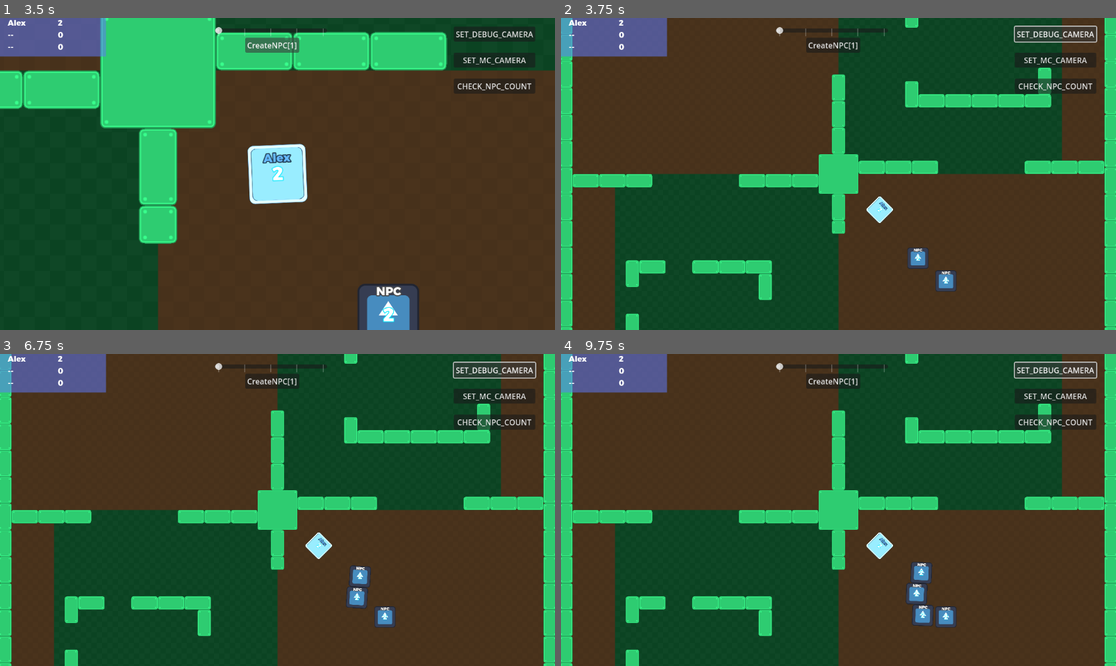
Above: before the commit, frames 1-4 (two rows, left to right).
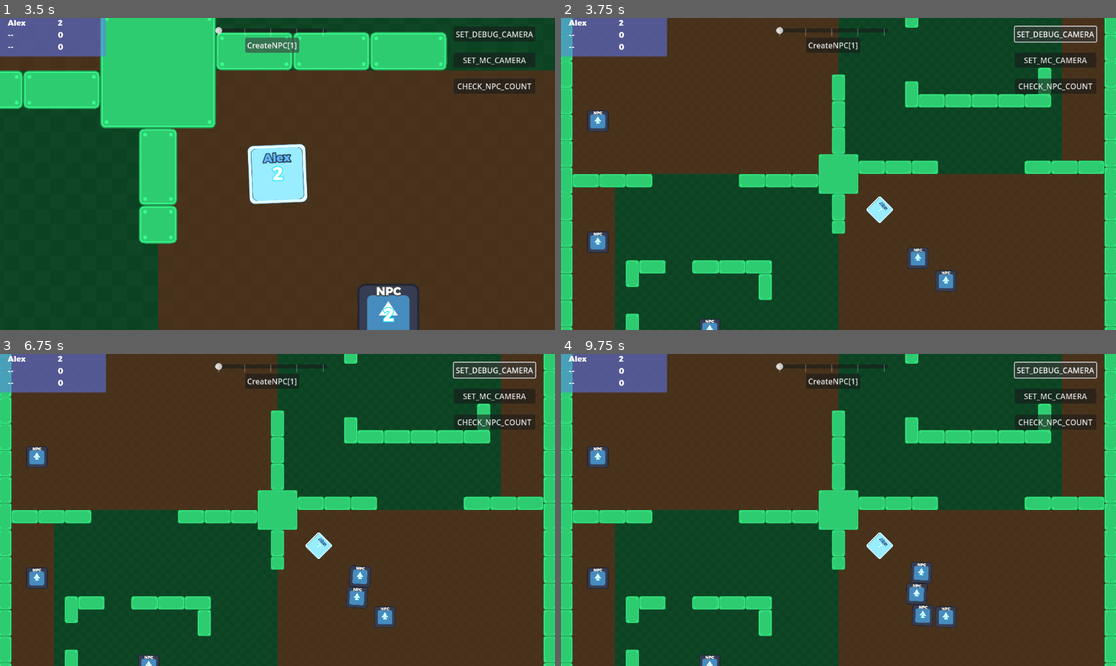
Above: after the commit, the same moments.

Repository: exidle/snake
Game: Godot game, scene res://scenes/lobby.tscn
Same seed, same stepped clock (60 frames per second), same inputs: the game is played once before the commit and once after it. The engine's default icon, where the game draws it, is replaced by a stand-in: a white triangle on a blue panel in a dark square.
Inputs (mouse positions are in pixels of both pictures, inside the frame that each line leads up to):
- Up to frame 1 (3.5 s): click (255, 158) at 0.52 s; type "Alex" at 0.6 s; click "Host" at 1.25 s; click "START!" at 2 s; click "CreateNPC[1]" at 2.75 s
- Up to frame 2 (3.75 s): click "SET_DEBUG_CAMERA" at 3.5 s
- Up to frame 3 (6.75 s): click "SET_MC_CAMERA" at 4.25 s; click "CHECK_NPC_COUNT" at 5 s; click "CreateNPC[1]" at 5.75 s; click "SET_DEBUG_CAMERA" at 6.5 s
- Up to frame 4 (9.75 s): click "SET_MC_CAMERA" at 7.25 s; click "CHECK_NPC_COUNT" at 8 s; click "CreateNPC[1]" at 8.75 s; click "SET_DEBUG_CAMERA" at 9.5 s

Frame 1 is identical in both runs. In frame 2, 0.6% of the frame differs, in the area x 4-29%, y 29-100%; in frame 3, 0.6%; in frame 4, 0.6%.

Commit message:
Add test for snake doubling.

Diff:
--- a/gamestate.gd
+++ b/gamestate.gd
@@ -108,18 +108,17 @@
 func get_player_list() -> Array:
 	return players.values()
 
-func spawn_npc() -> void:
+func spawn_npc(pos: Vector2, val_min: int, val_max: int) -> void:
+	log.ms_log(Log.default, "Spawning npc at %s (min: %d, max: %d)" % [str(pos), val_min, val_max])
 	var world: Node2D = get_tree().get_root().get_node("World")
 	var npc_spawner = world.get_node("NpcBlocksSpawner")
-	for p_id: int in range(0, 8):
-		var spawn_pos: Vector2 = world.get_node("NpcPositions/" + str(p_id)).position
-		var value = 1
-		for repeat in range(1, 6):
-			npc_spawner.spawn([spawn_pos, value])
+	var value = randi_range(val_min, val_max)
+	npc_spawner.spawn([pos, value])
 
 
 func begin_game() -> void:
 	assert(multiplayer.is_server())
+	randomize()
 	load_world.rpc()
 
 	var world: Node2D = get_tree().get_root().get_node("World")
@@ -140,8 +139,15 @@
 	for p_id: int in spawn_points:
 		var spawn_pos: Vector2 = world.get_node("SpawnPoints/" + str(spawn_points[p_id])).position
 		spawn_player(p_id, spawn_pos)
-	spawn_npc()
+
+	initaial_npc_spawn()
 	world.update_best_3.rpc_id(1)
+
+func initaial_npc_spawn() -> void:
+	var world: Node2D = get_tree().get_root().get_node("World")
+	for i in range(randi_range(3, 7)):
+		var pos = world.get_node("NpcPositions/" + str(i)).position
+		world.get_node("NpcBlocksSpawner").spawn([pos, randi_range(1, 3)])
 
 func spawn_player(p_id: int, spawn_pos: Vector2) -> void:
 	var world: Node2D = get_tree().get_root().get_node("World")
--- a/log.gd
+++ b/log.gd
@@ -32,12 +32,13 @@
 const default = [true, "default"]
 const respawn = [false, "respawn"]
 const best_score = [false, "best_score"]
-const collision = [true, "collision"]
+const collision = [false, "collision"]
 const snake_structure = [true, "snake_structure"]
-const doubling = [false, "doubling"]
+const doubling = [true, "doubling"]
 const debug_elements = [false, "debug_elements"]
 const camera = [false, "camera"]
 const spawn_npc = [false, "spawn_npc"]
+const level_changer = [false, "level_changer"]
 
 var logs_folder: String = "user://logs/"
 var log_file: FileAccess = null
@@ -61,6 +62,10 @@
 	var date = Time.get_date_dict_from_system()
 	return "%04d-%02d-%02d" % [date.year, date.month, date.day]
 
+func get_time() -> String:
+	var time = Time.get_time_dict_from_system()
+	return "%02d:%02d:%02d" % [time.hour, time.minute, time.second]
+
 func get_file_name(log_suffix: String) -> String:
 	var filename = "user://logs/" + get_date()
 	if log_suffix != "":
@@ -78,5 +83,5 @@
 
 	if result:
 		log_file.seek_end()
-		log_file.store_line("------- Log created on " + get_date() + " -------")
+		log_file.store_line("------- Log created on " + get_date() + " at " + get_time() + " -------")
 	return result
--- a/logic/block.gd
+++ b/logic/block.gd
@@ -41,6 +41,7 @@
 	self.value_index = block_value
 	$label.text = ""
 	self.update_text_label()
+	self.visible = true
 	stored_positions.clear()
 	$ImmuteTimer.start(0.5)
 	process_enabled = true
@@ -64,6 +65,7 @@
 		velocity = inputs.motion * MOTION_SPEED * snake.motion_multiplier
 	elif has_parent_block():
 		var parent_block = snake.get_parent_block(self)
+		if parent_block == null: return
 		update_position_time += delta
 		if update_position_time > STORED_DISTANCE / MOTION_SPEED:
 			update_position_time = 0.
@@ -153,7 +155,7 @@
 		draw_circle(to_local(a), 4, Color.YELLOW_GREEN)
 
 func _on_immute_timer_timeout():
-	snake.verify_doubling(self)
+	pass
 
 func set_value_index(val_index: int):
 	value_index = val_index
@@ -168,6 +170,7 @@
 	return self.value_index > block.value_index
 
 func do_double():
+	log.ms_log(Log.snake_structure, "do_double from value %d" % value_index)
 	value_index += 1
 	self.scale = BlocksCommon.get_scale(BlocksCommon.get_value(value_index)) * Vector2.ONE
 	update_text_label()
--- /dev/null
+++ b/logic/level_changer.gd
@@ -0,0 +1,44 @@
+extends Node
+
+@onready var current_level_layer = $Level0
+var empty_map_positions = []
+
+const DEFAULT_MAP_POSITIONS = 30
+
+func _ready() -> void:
+	log.ms_log(Log.level_changer, "LevelChanger ready")
+	calc_empty_map_positions(DEFAULT_MAP_POSITIONS)
+	pass
+
+func change_level(level: int) -> void:
+	log.ms_log(Log.level_changer, "change_level level = %d" % level)
+
+func get_max_npc_for_location() -> int:
+	return 10
+
+func get_empty_positions() -> Array:
+	if empty_map_positions.is_empty():
+		recalculate_empty_map_positions()
+	return empty_map_positions
+
+func recalculate_empty_map_positions() -> void:
+	calc_empty_map_positions(empty_map_positions.size() if not empty_map_positions.empty() else DEFAULT_MAP_POSITIONS)
+
+func reset_empty_map_positions() -> void:
+	empty_map_positions.clear()
+
+func calc_empty_map_positions(amount: int) -> void:
+	log.ms_log(Log.level_changer, "calc_empty_map_positions amount = %d" % amount)
+	empty_map_positions.clear()
+
+	var used_loc = current_level_layer.get_used_cells()
+	var min_location = used_loc[0]
+	var max_location = used_loc.back()
+
+	while amount > 0:
+		var x = randi_range(min_location.x, max_location.x)
+		var y = randi_range(min_location.y, max_location.y)
+		if Vector2(x, y) not in used_loc:
+			amount -= 1
+			empty_map_positions.append(Vector2(x, y))
+			log.ms_log(Log.level_changer, "added %s" % Vector2(x, y))
--- a/logic/snake.gd
+++ b/logic/snake.gd
@@ -71,6 +71,8 @@
 func add(value: int) -> void:
 	log.ms_log(Log.snake_structure, "add value = %d" % value)
 	var block = BlockScene.instantiate()
+	block.set_processing(false)
+	block.visible = false
 	block.set_value_index(value)	# important here for figure out right parent
 	var my_lambda = func (bl, va):
 		log.ms_log(Log.snake_structure, "deferred call add block with value = %d" % va)
@@ -106,10 +108,21 @@
 	parent_block.stored_positions.clear()
 	blocks.insert(parent_pos + 1, block)
 	emit_udpate_player_score()
+	verify_chain_doubling()
 	return parent_block
+
+func verify_chain_doubling() -> void:
+	log.ms_log(Log.snake_structure, "verify_chain_doubling")
+	if not $ChainDoublingTimer.is_stopped(): return
+	log.ms_log(Log.snake_structure, "verify_chain_doubling is stopped")
+	var idx = check_doubling()
+	if idx != -1:
+		perform_doubling(idx)
 
 func get_parent_block(block) -> CharacterBody2D:
 	var idx = blocks.find(block)
+	if idx == -1:
+		return null
 	assert(idx >= 1, "Block is not valid!")
 	return blocks[idx - 1]
 
@@ -127,43 +140,48 @@
 		if b.is_equal(block) or b.is_greater(block): return idx
 	return 0
 
-func verify_doubling(block) -> void:
-	var idx = blocks.find(block)
-	assert(idx != -1, "Block is not present in blocks!")
-	if check_doubling(idx):
-		log.ms_log(Log.doubling,"Doubling is initiated")
-		$ChainDoublingTimer.wait_time = ChainDoubleStartTimeout
-		perform_doubling(idx)
-
 func perform_doubling(idx) -> void:
-	log.ms_log(Log.doubling, "Perform doubling, idx = %d" % idx)
 	assert(idx > 0, "Cant initiate doubing from head!")
+	var initiator_block = blocks[idx]
+	initiator_block.set_processing(false)
+
 	var block = blocks[idx - 1]
+	log.ms_log(Log.doubling, "Perform doubling from block %d value(%d)" % [idx - 1, block.get_value_index()])
 	block.do_double()
 
 	# Remove initiator block
-	var initiator_block = blocks[idx]
+	log.ms_log(Log.doubling, "Remove block %d value(%d)" % [idx, initiator_block.get_value_index()])
+
 	initiator_block.queue_free()
 	blocks.remove_at(idx)
+
 	emit_udpate_player_score()
+	#sort_blocks()
 	if blocks.size() == 1: snake_head.stored_positions.clear()
-	if check_doubling(idx - 1) and $ChainDoublingTimer.is_stopped():
+	if check_doubling() and $ChainDoublingTimer.is_stopped():
+		log.ms_log(Log.doubling, "Start chain doubling timer")
 		$ChainDoublingTimer.start()
 
-## Returns true a block at position index is equal to it's predecessor
-func check_doubling(idx: int) -> bool:
-	return idx > 0 and blocks[idx - 1].is_equal(blocks[idx])
+func sort_blocks() -> void:
+	log.ms_log(Log.snake_structure, "sort_blocks")
+	blocks.slice(1).sort_custom(func (a, b): return a.is_greater(b))
+
+func check_doubling() -> int:
+	for idx in range(blocks.size()):
+		log.ms_log(Log.snake_structure, "check_doubling idx = %d" % idx)
+		if idx > 0 and blocks[idx - 1].is_equal(blocks[idx]):
+			return idx
+	return -1
 
 func _on_chain_doubling_timer_timeout():
 	$ChainDoublingTimer.wait_time /= 2.0
-	for idx in range(1, blocks.size()):
-		if check_doubling(idx):
-			perform_doubling(idx)
-			return
+	var idx = check_doubling()
+	if idx != -1:
+		log.ms_log(Log.snake_structure, "Chain doubling timer timeout idx = %d" % idx)
+		perform_doubling(idx)
 
 func collide_with_other_snake(_body) -> void:
 	pass
-
 
 func remove_block(block) -> void:
 	log.ms_log(Log.snake_structure, name + ": remove_block")
--- a/logic/worldlogic.gd
+++ b/logic/worldlogic.gd
@@ -6,6 +6,8 @@
 @onready var debug_canvas_layer = $DebugCanvasLayer
 @onready var respawn_ui = $CanvasLayer
 @onready var score_table = $HUD/Players/ScoreTable
+@onready var level_changer = $LevelChanger
+@onready var npc_blocks = $NpcBlocks
 
 var camera_player: Node2D = null
 
@@ -103,7 +105,11 @@
 
 func _on_npc_spawn_timer_timeout() -> void:
 	log.ms_log(Log.spawn_npc, "On spawn TO")
-	gamestate.spawn_npc()
+	if npc_blocks.get_child_count() > level_changer.get_max_npc_for_location():
+		log.ms_log(Log.spawn_npc, "Too many NPCs on location")
+		return
+	for pos in level_changer.get_empty_positions():
+		gamestate.spawn_npc(pos, 1, 3)
 
 func _on_check_npc_amount_btn_pressed() -> void:
 	log.ms_log(Log.debug_elements, "Theree are currently:  %d" % $NpcBlocks.get_child_count())
--- a/scenes/Level0.tscn
+++ b/scenes/Level0.tscn
@@ -1,7 +1,8 @@
-[gd_scene load_steps=10 format=4 uid="uid://cixm0eqtl20j3"]
+[gd_scene load_steps=11 format=4 uid="uid://cixm0eqtl20j3"]
 
 [ext_resource type="TileSet" uid="uid://c7eo2h2yob6a3" path="res://stuff/work1_tileset.tres" id="1_4awh6"]
 [ext_resource type="Texture2D" uid="uid://bciqyqo3rimqw" path="res://gfx/work1.png" id="1_7rmbf"]
+[ext_resource type="Script" path="res://logic/level_changer.gd" id="1_id4cx"]
 
 [sub_resource type="TileMapPattern" id="TileMapPattern_qik6i"]
 tile_data = PackedInt32Array(0, 0, 0, 65536, 0, 1, 1, 65536, 0, 65537, 65536, 1)
@@ -90,7 +91,8 @@
 pattern_3 = SubResource("TileMapPattern_bs60s")
 pattern_4 = SubResource("TileMapPattern_yc08c")
 
-[node name="Node" type="Node"]
+[node name="LevelChanger" type="Node"]
+script = ExtResource("1_id4cx")
 
 [node name="Level0" type="TileMapLayer" parent="."]
 z_index = 100
--- a/scenes/world.tscn
+++ b/scenes/world.tscn
@@ -82,7 +82,7 @@
 offset_bottom = 157.0
 text = "CHECK_NPC_COUNT"
 
-[node name="Level0" parent="." instance=ExtResource("4_fm8wl")]
+[node name="LevelChanger" parent="." instance=ExtResource("4_fm8wl")]
 
 [node name="Camera2D" type="Camera2D" parent="."]
 limit_smoothed = true
@@ -92,28 +92,28 @@
 [node name="NpcPositions" type="Node2D" parent="."]
 
 [node name="0" type="Marker2D" parent="NpcPositions"]
-position = Vector2(-271, -2237)
+position = Vector2(-1268, -1271)
 
 [node name="1" type="Marker2D" parent="NpcPositions"]
-position = Vector2(-2288, -288)
+position = Vector2(-1448, -319)
 
 [node name="2" type="Marker2D" parent="NpcPositions"]
-position = Vector2(-2288, 441)
+position = Vector2(-1448, 410)
 
 [node name="3" type="Marker2D" parent="NpcPositions"]
-position = Vector2(-288, 2373)
+position = Vector2(-775, 936)
 
 [node name="4" type="Marker2D" parent="NpcPositions"]
-position = Vector2(2272, 339)
+position = Vector2(1373, 360)
 
 [node name="5" type="Marker2D" parent="NpcPositions"]
-position = Vector2(509, -2238)
+position = Vector2(-488, -1272)
 
 [node name="6" type="Marker2D" parent="NpcPositions"]
-position = Vector2(2200, -2283)
+position = Vector2(1203, -1372)
 
 [node name="7" type="Marker2D" parent="NpcPositions"]
-position = Vector2(1373, -1509)
+position = Vector2(800, -787)
 
 [node name="DebugCamera" type="Camera2D" parent="."]
 visible = false
--- /dev/null
+++ b/tests/structure/doubling.gd
@@ -0,0 +1,119 @@
+extends Node2D
+
+func _ready() -> void:
+	var snake = $snake
+
+	snake.add(1)
+	await get_tree().create_timer(1.2).timeout
+
+	snake.add(2)
+	print_snake(snake)
+	await get_tree().create_timer(1.2).timeout
+	snake.add(2)
+	print_snake(snake)
+	await get_tree().create_timer(0.452).timeout
+	snake.add(2)
+	print_snake(snake)
+	await get_tree().create_timer(0.33).timeout
+	snake.add(1)
+	print_snake(snake)
+	await get_tree().create_timer(0.583).timeout
+	snake.add(2)
+	print_snake(snake)
+	await get_tree().create_timer(0.300).timeout
+	snake.add(2)
+	print_snake(snake)
+	await get_tree().create_timer(0.383).timeout
+	snake.add(2)
+	print_snake(snake)
+	await get_tree().create_timer(0.183).timeout
+	snake.add(2)
+	print_snake(snake)
+	await get_tree().create_timer(0.602).timeout
+	snake.add(3)
+	#await get_tree().create_timer(2.1).timeout
+	print_snake(snake)
+	## 5 - 3 - 1
+	await get_tree().create_timer(0.151).timeout
+	snake.add(2)
+	print_snake(snake)
+	await get_tree().create_timer(0.5134).timeout
+	snake.add(2)
+	print_snake(snake)
+	await get_tree().create_timer(0.183).timeout
+	snake.add(3)
+	print_snake(snake)
+	await get_tree().create_timer(0.501).timeout
+	snake.add(2)
+	print_snake(snake)
+	await get_tree().create_timer(0.66).timeout
+	snake.add(3)
+	print_snake(snake)
+	await get_tree().create_timer(0.100).timeout
+	snake.add(1)
+	print_snake(snake)
+	await get_tree().create_timer(0.368).timeout
+	snake.add(2)
+	print_snake(snake)
+	await get_tree().create_timer(2.183).timeout
+	print_snake(snake)
+
+	await get_tree().create_timer(0.183).timeout
+	snake.add(2)
+	print_snake(snake)
+	await get_tree().create_timer(0.133).timeout
+	snake.add(1)
+	print_snake(snake)
+	await get_tree().create_timer(0.518).timeout
+	snake.add(2)
+	print_snake(snake)
+	await get_tree().create_timer(0.116).timeout
+	snake.add(1)
+	print_snake(snake)
+	await get_tree().create_timer(0.467).timeout
+	snake.add(1)
+	print_snake(snake)
+	await get_tree().create_timer(0.167).timeout
+	snake.add(3)
+	print_snake(snake)
+	await get_tree().create_timer(0.217).timeout
+	snake.add(1)
+	print_snake(snake)
+	## 6 - 5 - 2
+	#print("alex, look")
+	await get_tree().create_timer(0.2952).timeout
+	snake.add(3)
+	await get_tree().create_timer(0.167).timeout
+	snake.add(2)
+
+	await get_tree().create_timer(2).timeout
+
+	print_snake(snake)
+	verify(snake)
+
+func print_snake(snake) -> void:
+	var blocks = snake.blocks
+	var s = "snake(" + str(blocks.size()) + "): "
+	for block in blocks:
+		s += str(block.get_value_index()) + " "
+	print(s)
+
+func verify(snake) -> void:
+	var blocks = snake.blocks
+	for idx in range(1, blocks.size() - 1):
+		var parent = blocks[idx - 1]
+		var child = blocks[idx]
+		assert(parent.is_greater(child), "Block %d is not valid!" % idx)
+	print("all test pass")
+
+#100# [server] [snake_structure]: add value = 1
+#368# [server] [snake_structure]: add value = 2
+#183# [server] [snake_structure]: add value = 2
+#133# [server] [snake_structure]: add value = 1
+#518# [server] [snake_structure]: add value = 2
+#116# [server] [snake_structure]: add value = 1
+#467# [server] [snake_structure]: add value = 1
+#167# [server] [snake_structure]: add value = 3
+#217# [server] [snake_structure]: add value = 1
+#2952# [server] [snake_structure]: add value = 3
+#167# [server] [snake_structure]: add value = 2
--- /dev/null
+++ b/tests/structure/doubling.tscn
@@ -0,0 +1,9 @@
+[gd_scene load_steps=3 format=3 uid="uid://cu83i4nqd1wyx"]
+
+[ext_resource type="Script" path="res://tests/structure/doubling.gd" id="1_7ri4t"]
+[ext_resource type="PackedScene" uid="uid://dqvb0rym2d207" path="res://scenes/snake.tscn" id="1_a1ui5"]
+
+[node name="Doubling" type="Node2D"]
+script = ExtResource("1_7ri4t")
+
+[node name="snake" parent="." instance=ExtResource("1_a1ui5")]
